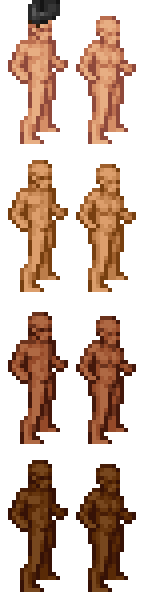
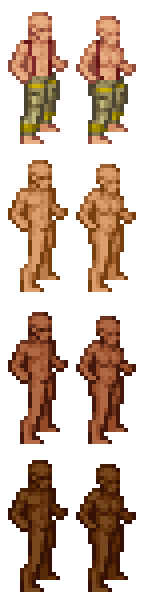
Revision of a layered 144x600 image; what changed, layer by layer:
added layer "turnout pants" above "skipants" over (20, 40, 128, 136)
hid "welding mask" over (28, 0, 60, 28)
